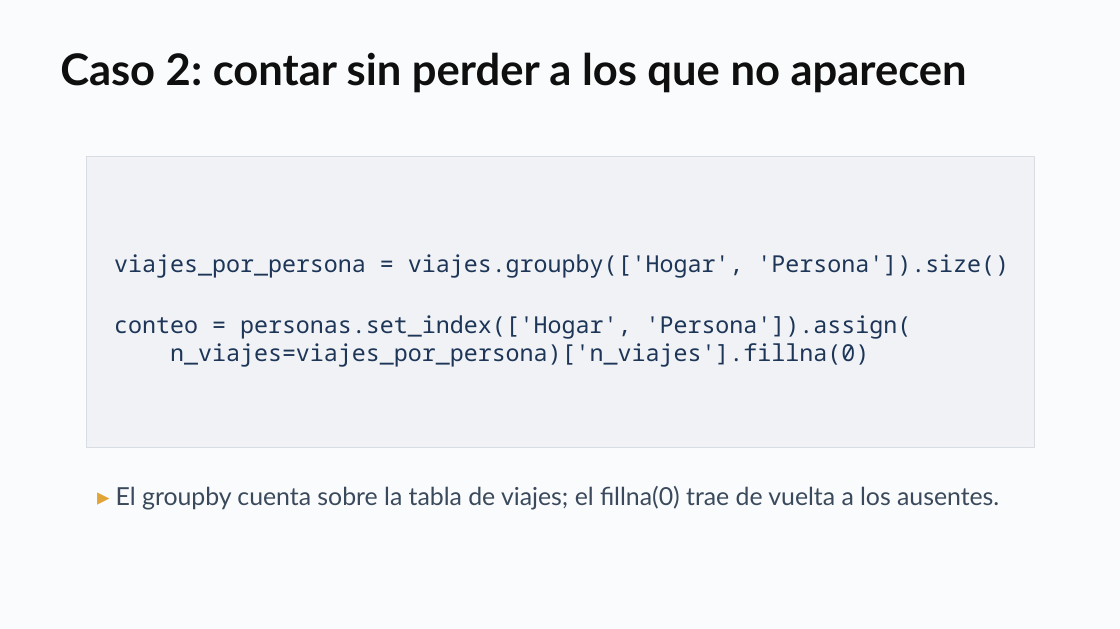
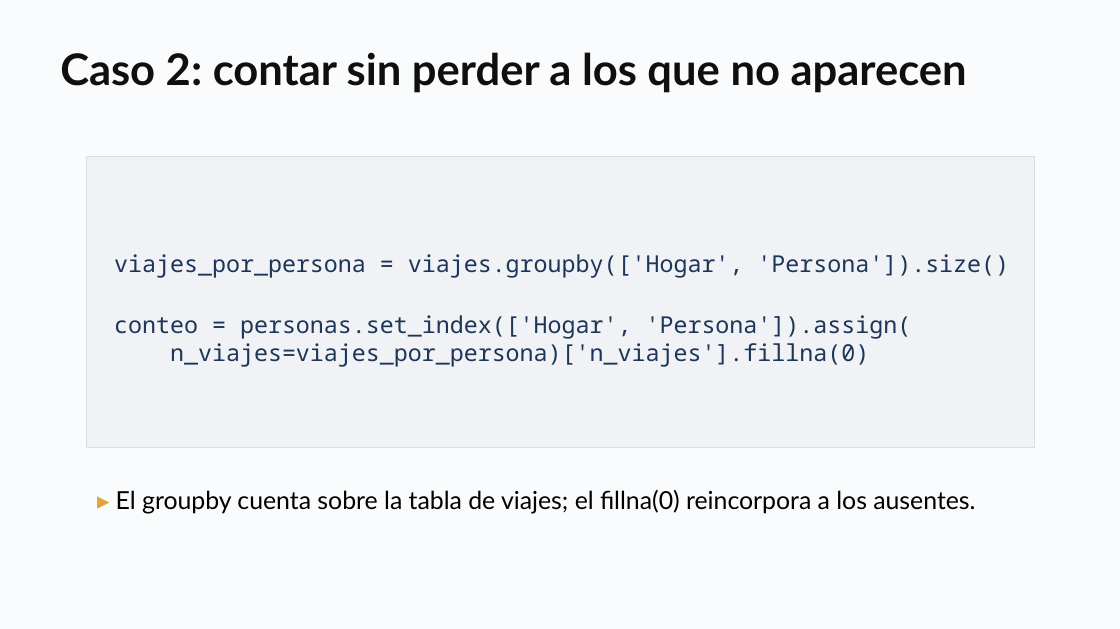
Before and after one commit to daniopitz/cienciadatos, a slide deck: slide 17 of presentaciones/clase02_pandas_eda.pptx (slide 12 before the commit). Drawn at 1120x629 pixels with LibreOffice and Linux fonts; fonts in the diff are those of the drawing. Boxes give left, top, right and bottom in pixels: in the first picture for what was removed or moved away, otherwise in the second. Text is boxed around its words. In the diff, an @@ line names an element or a change of style, - is before the commit and + after.

```diff
--- a/presentaciones/clase02_pandas_eda.pptx
+++ b/presentaciones/clase02_pandas_eda.pptx
@@ text at [116,490,975,514]: text changed; text colour #3A4A5C to #000000 @@
-▸ El groupby cuenta sobre la tabla de viajes; el fillna(0) trae de vuelta a los ausentes.
+▸ El groupby cuenta sobre la tabla de viajes; el fillna(0) reincorpora a los ausentes.
```
Also in this commit, not shown: 21 other slides changed, 6 slides added, 4 slides removed, 2 other files.
